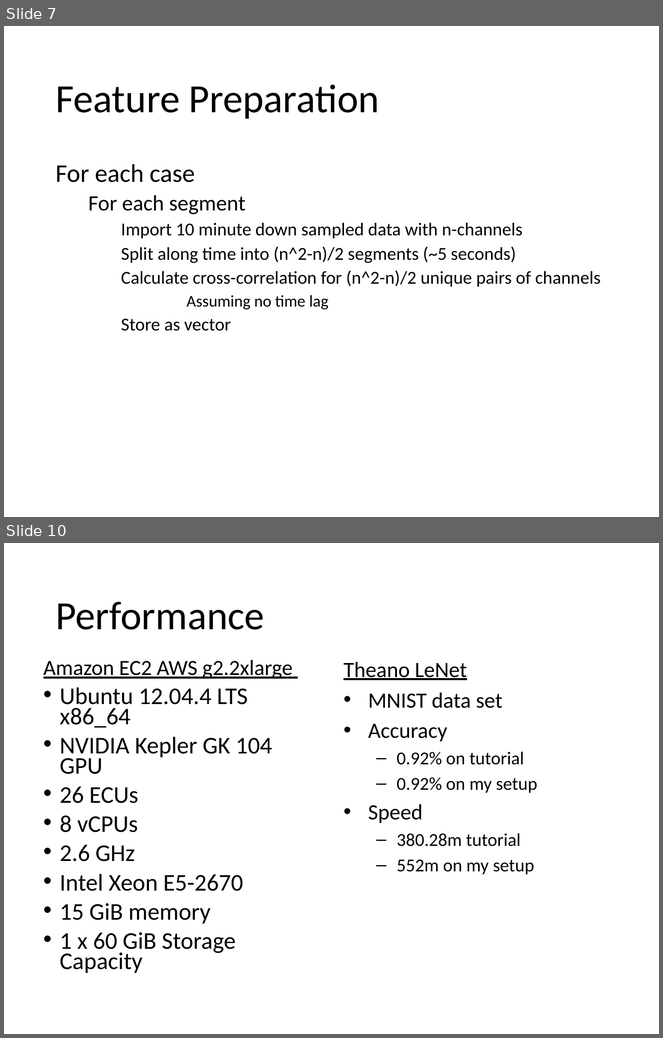
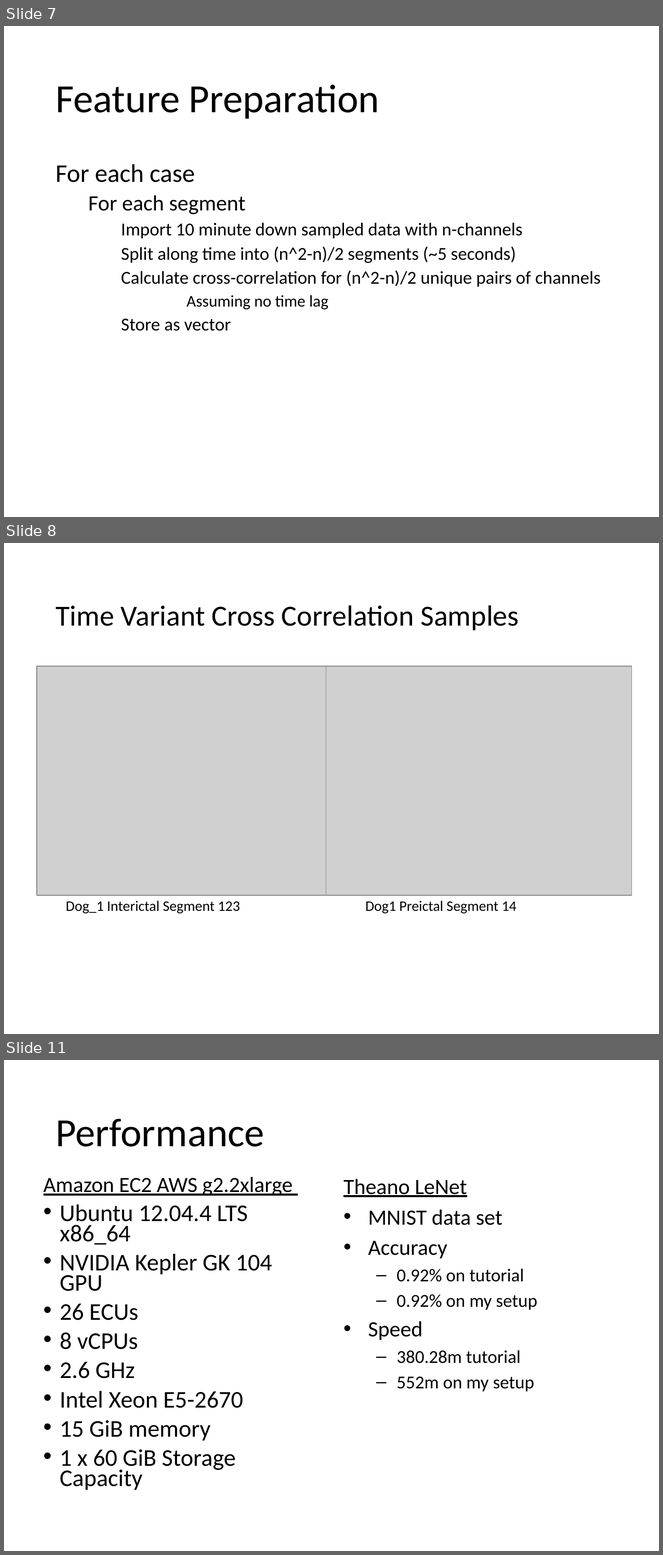
Before and after one commit to rbroberg/uccs.edu, a slide deck: cs5870/project/LeNet5 EEG.pptx. Shown one above the other, each under a label of ours: slides 7 and 10 before the commit, slides 7, 8 and 11 after it; the slides between them are not shown. The pictures are 663x1038 and 663x1555 pixels, drawn with LibreOffice and Linux fonts; fonts in the diff are those of the drawing; grey boxes stand for pictures. Boxes give left, top, right and bottom in pixels: in the first picture for what was removed or moved away, otherwise in the second. Text is boxed around its words. In the diff, an @@ line names an element or a change of style, - is before the commit and + after.

```diff
--- a/cs5870/project/LeNet5 EEG.pptx
+++ b/cs5870/project/LeNet5 EEG.pptx
@@ slide 8 added at box(4, 543, 659, 1034), background #FFFFFF @@
@@ title added at box(55, 605, 519, 630), 32 pt, text #000000 @@
+Time Variant Cross Correlation Samples
@@ picture added at box(37, 666, 343, 896) @@
@@ picture added at box(326, 666, 632, 896) @@
@@ text added at box(66, 901, 240, 914), 16 pt, text #000000 @@
+Dog_1 Interictal Segment 123
@@ text added at box(365, 901, 517, 914), 16 pt, text #000000 @@
+Dog1 Preictal Segment 14
@@ what was slide 10 is now slide 11 @@
```
Also in this commit, not shown: 3 slides changed, 2 other files.
